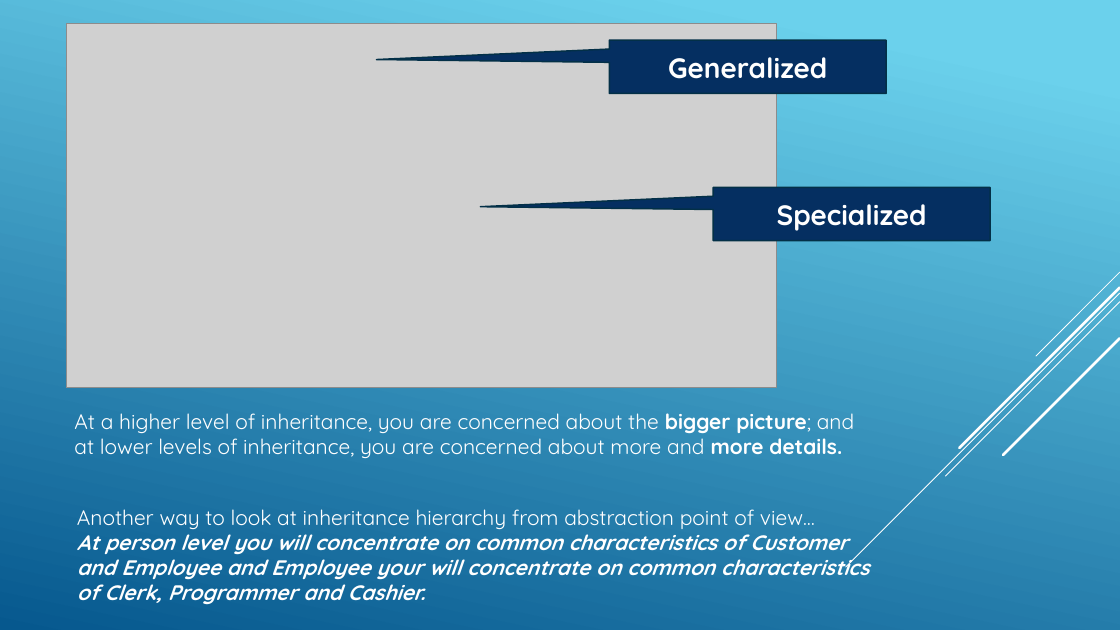
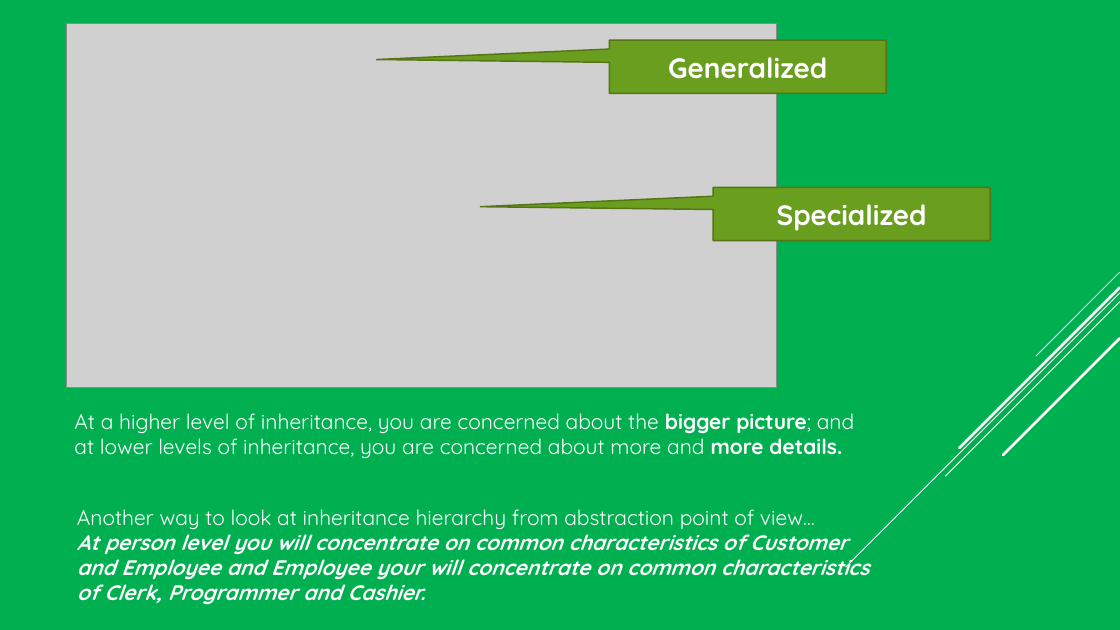
Before and after one commit to VeerababuK/Core-Java, a slide deck: slide 50 of Core java.pptx (slide 18 before the commit). Drawn at 1120x630 pixels with LibreOffice and Linux fonts; fonts in the diff are those of the drawing; grey boxes stand for pictures. Boxes give left, top, right and bottom in pixels: in the first picture for what was removed or moved away, otherwise in the second. Text is boxed around its words. In the diff, an @@ line names an element or a change of style, - is before the commit and + after.

```diff
--- a/Core java.pptx
+++ b/Core java.pptx
@@ background gradient #6ED2EB to #06588E to #00B050 @@
@@ speech box "Generalized" at bbox=[609, 40, 886, 93]: fill #052F61 to #6A9E1F; outline #043148 1.25 pt to #567517 1.25 pt @@
@@ speech box "Specialized" at bbox=[713, 187, 991, 240]: fill #052F61 to #6A9E1F; outline #043148 1.25 pt to #567517 1.25 pt @@
```
Also in this commit, not shown: 32 other slides changed, 27 slides added.
